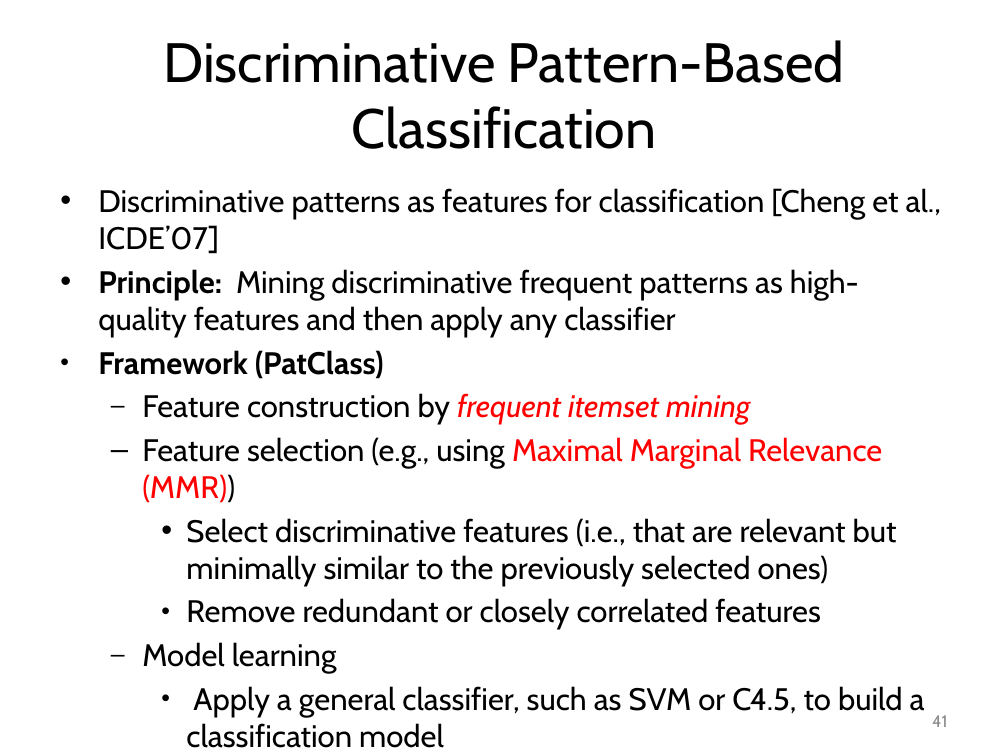
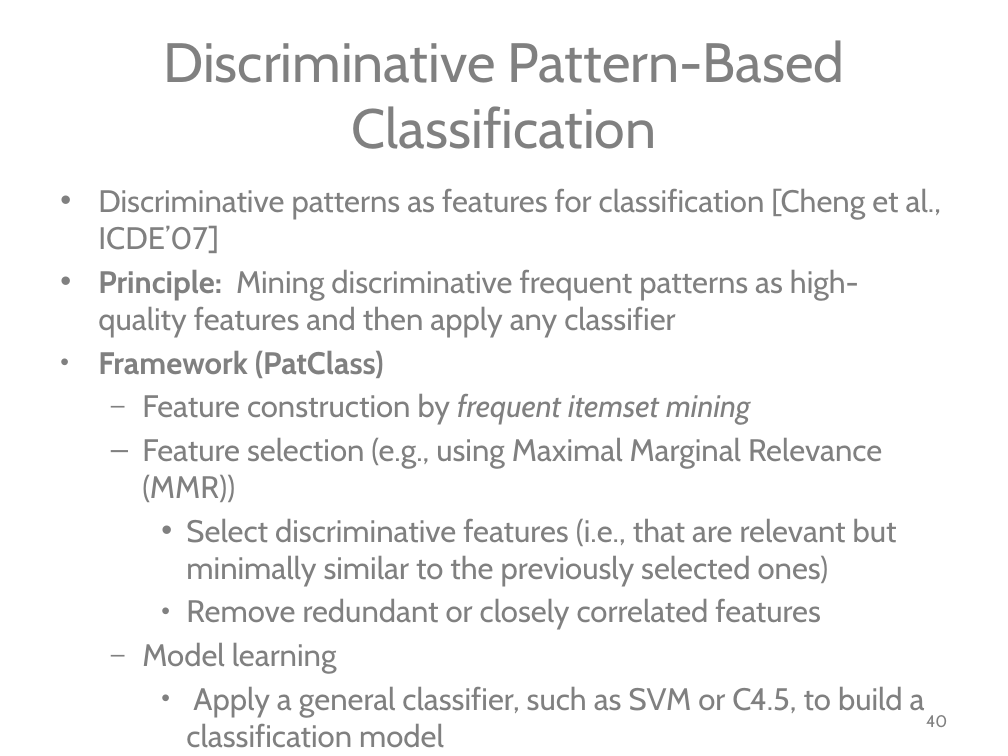
Before and after one commit to mjiang89/mjiang89.github.io, a slide deck: slide 40 of teaching/CS412Summer17-Chapter9.pptx (slide 41 before the commit). Drawn at 1008x756 pixels with LibreOffice and Linux fonts; fonts in the diff are those of the drawing. Boxes give left, top, right and bottom in pixels: in the first picture for what was removed or moved away, otherwise in the second. Text is boxed around its words. In the diff, an @@ line names an element or a change of style, - is before the commit and + after.

```diff
--- a/teaching/CS412Summer17-Chapter9.pptx
+++ b/teaching/CS412Summer17-Chapter9.pptx
@@ title "Discriminative Pattern-Based Classification" at (163,40,845,149): text colour #000000 to #808080 @@
@@ text "Discriminative patterns as features for ..." at (98,189,941,747): text colour #000000 to #808080 in "Discriminative patterns as features for classification [Chen ...", "Principle: Mining discriminative frequent patterns as high-q ...", "Framework (PatClass)", "Feature construction by" and 5 more places; text colour #FF0000 to #808080 in "frequent itemset mining", "Maximal Marginal Relevance (MMR))" @@
@@ page number at (926,715,947,727): text changed; text colour #8C8C8C to #808080 @@
-41
+40
```
Also in this commit, not shown: 26 other slides changed, 1 slide removed, 1 other file.
